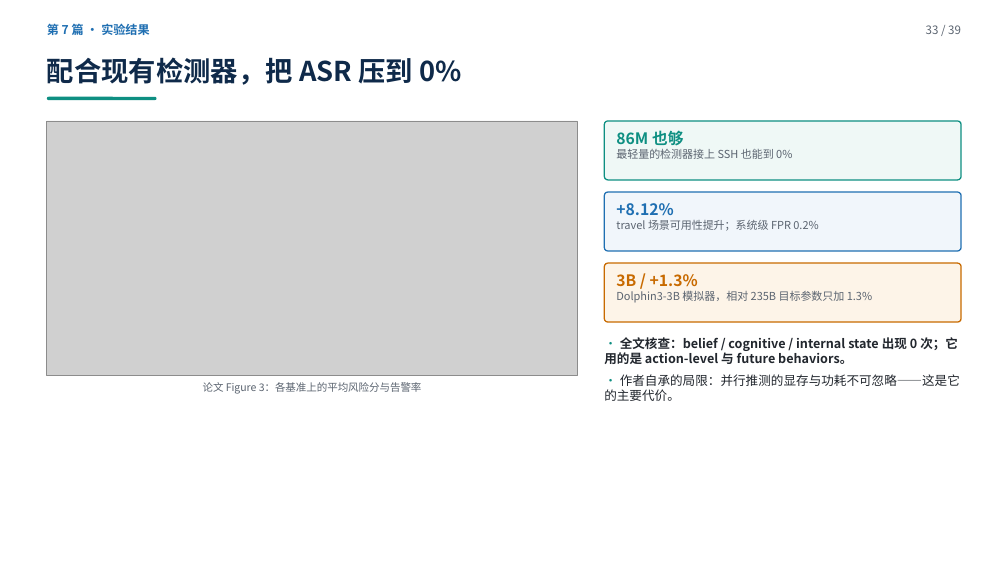
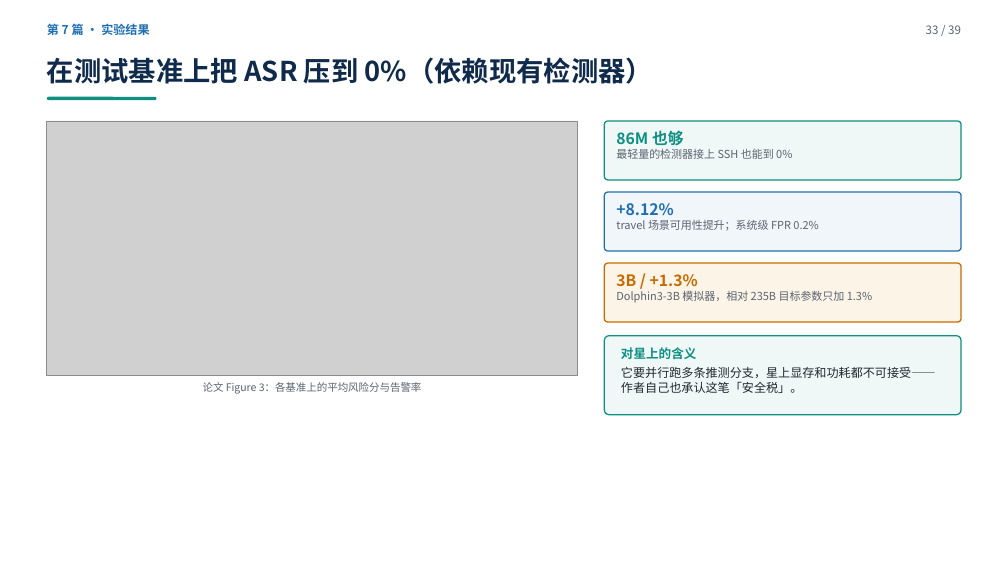
Before and after one commit to yiiiiiii1/multi-agent-remote-sensing, a slide deck: slide 33 of 阶段2-卫星多智能体防御/presentations/卫星多智能体安全调研汇报.pptx. Drawn at 1008x567 pixels with LibreOffice and Linux fonts; fonts in the diff are those of the drawing; grey boxes stand for pictures. Boxes give left, top, right and bottom in pixels: in the first picture for what was removed or moved away, otherwise in the second. Text is boxed around its words. In the diff, an @@ line names an element or a change of style, - is before the commit and + after.

Commit message:
采纳豆包审查：①第2篇出处改 AIWILD Workshop @ ICML 2026（原标 ICML 主会，硬伤）②VIGIL 补第5个组件③CaMeL 8个模型补全④去旁白与工作痕迹⑤术语解释⑥多步/多轮统一⑦落点表自洽⑧CaMeL与Design Patterns对调⑨每篇实验页新增「对星上的含义」⑩收尾改成方向性判断

```diff
--- a/阶段2-卫星多智能体防御/presentations/卫星多智能体安全调研汇报.pptx
+++ b/阶段2-卫星多智能体防御/presentations/卫星多智能体安全调研汇报.pptx
@@ text at [47,57,653,84]: text changed @@
-配合现有检测器，把 ASR 压到 0%
+在测试基准上把 ASR 压到 0%（依赖现有检测器）
@@ text in rounded rectangle at [604,337,960,401]: text removed @@
-· 全文核查：belief / cognitive / internal state 出现 0 次；它用的是 action-level 与 future behaviors。
-· 作者自承的局限：并行推测的显存与功耗不可忽略——这是它的主要代价。
@@ rounded rectangle: place and size @@
-rounded rectangle at [604,337,960,401]
+rounded rectangle at [604,336,961,415]
@@ rounded rectangle at [604,336,961,415]: fill none to #EFF8F6; outline none to #0E8F82 1.2 pt @@
@@ text added at [621,347,935,393], 11.5 pt, text #22272E @@
+对星上的含义
+它要并行跑多条推测分支，星上显存和功耗都不可接受——作者自己也承认这笔「安全税」。
```
Also in this commit, not shown: 24 other slides changed, 2 other files.
